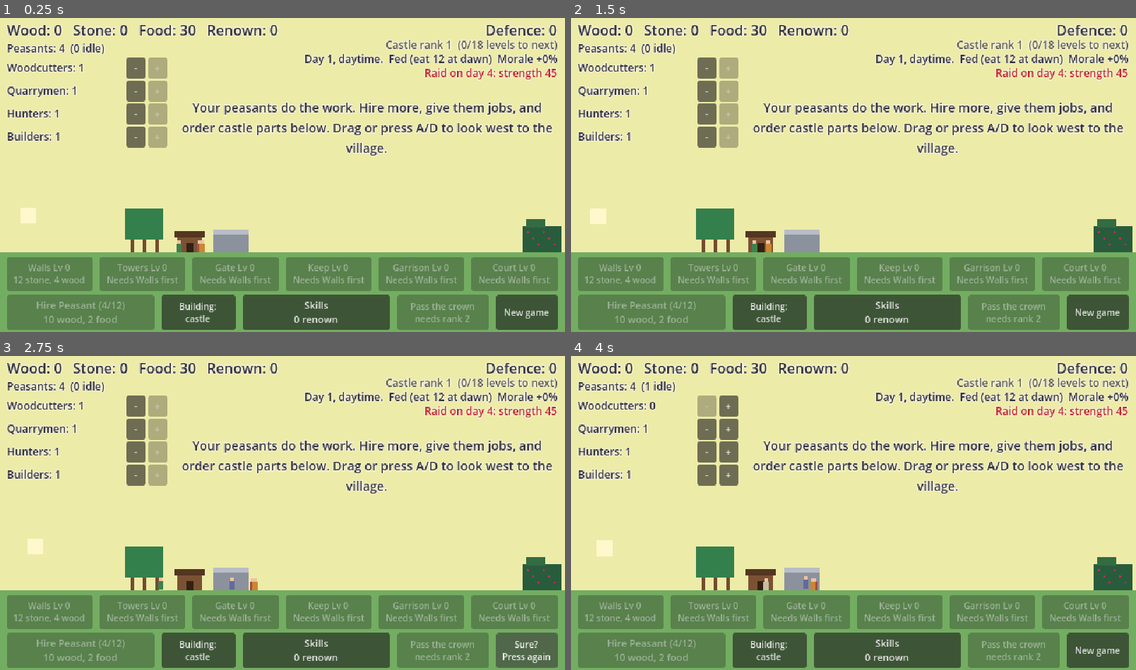
Above: before the commit, frames 1-4 (two rows, left to right).
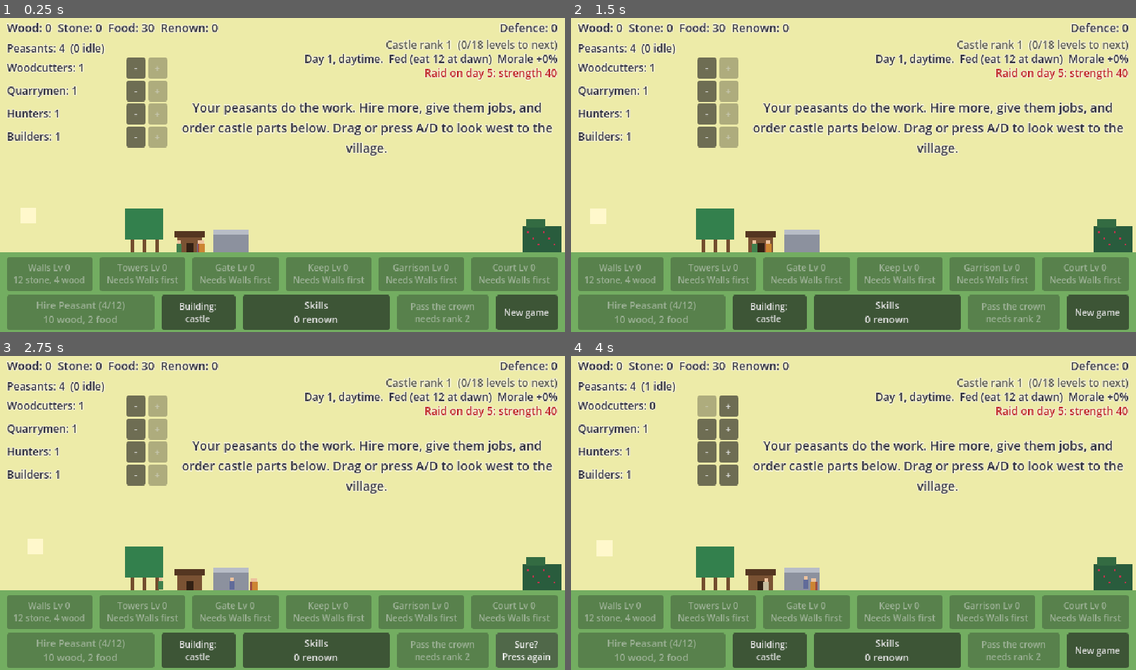
Above: after the commit, the same moments.

Repository: henrikmoepe-del/basebygger
Game: Godot game, scene res://scenes/main.tscn
The game is run twice, just before and just after one commit, with the same random seed, the same clock (stepped at 60 frames per second) and the same inputs.
Inputs:
- Up to frame 1 (0.25 s): no input
- Up to frame 2 (1.5 s): click "New game" at 0.5 s; click "Sure? Press again" at 1.25 s
- Up to frame 3 (2.75 s): click "New game" at 2 s
- Up to frame 4 (4 s): click "Sure? Press again" at 2.75 s; click "-" at 3.5 s

The runs differ from the first frame. In frame 1, 1.7% of the frame differs, in the area x 1-99%, y 1-20%; in frame 2, 1.7%; in frame 3, 1.7%; in frame 4, 1.7%.

Commit message:
Add village skills and show income per second
Four new Village skills (more room per house, a better tavern, a
deeper well). The resource line now shows what peasants bring in per
second, averaged over a day. The first raid comes a day later and is
a little weaker, so a new player has time to build walls first.

Co-Authored-By: Claude Opus 5.5 <noreply@anthropic.com>

Diff:
--- a/scenes/main.tscn
+++ b/scenes/main.tscn
@@ -74,20 +74,22 @@
 unique_name_in_owner = true
 offset_left = 8.0
 offset_top = 6.0
-offset_right = 300.0
+offset_right = 520.0
 offset_bottom = 30.0
 mouse_filter = 2
 theme_override_colors/font_color = Color(0.2, 0.2, 0.25, 1)
+theme_override_font_sizes/font_size = 13
 text = "Wood: 0   Stone: 0"
 
 [node name="DefenceLabel" type="Label" parent="HUD"]
 unique_name_in_owner = true
-offset_left = 480.0
+offset_left = 520.0
 offset_top = 6.0
 offset_right = 632.0
 offset_bottom = 30.0
 mouse_filter = 2
 theme_override_colors/font_color = Color(0.2, 0.2, 0.25, 1)
+theme_override_font_sizes/font_size = 13
 text = "Defence: 0"
 horizontal_alignment = 2
 
--- a/scripts/game_state.gd
+++ b/scripts/game_state.gd
@@ -47,9 +47,9 @@
 ## Raiders test the castle's defence every RAID_INTERVAL days, and each raid is
 ## RAID_STRENGTH_GROWTH times stronger than the last. Beating one gives renown;
 ## losing one costs RAID_LOSS of everything in the stockhouse.
-const FIRST_RAID_DAY := 4
+const FIRST_RAID_DAY := 5
 const RAID_INTERVAL := 3
-const RAID_BASE_STRENGTH := 45.0
+const RAID_BASE_STRENGTH := 40.0
 const RAID_STRENGTH_GROWTH := 1.3
 ## Seconds between the raiders appearing and reaching the walls.
 const RAID_MARCH_TIME := 12.0
@@ -182,6 +182,7 @@
 			income_rate[type] = _window_income[type] / _window_time
 			_window_income[type] = 0
 		_window_time = 0.0
+		resources_changed.emit()
 
 	_autosave_time += delta
 	if _autosave_time >= AUTOSAVE_INTERVAL:
@@ -325,15 +326,16 @@
 
 ## How many peasants the village has room for.
 func max_peasants() -> int:
-	return BASE_POPULATION + POPULATION_PER_HOUSE * part_levels.houses
+	return BASE_POPULATION + (POPULATION_PER_HOUSE + int(skill_total("house_room"))) * part_levels.houses
 
 
 ## How much faster everyone works for being content: the well and the tavern
 ## each give their full bonus only if they are big enough for every peasant.
 func morale_bonus() -> float:
-	var watered := clampf(float(part_levels.well * WELL_SERVES) / peasants, 0.0, 1.0)
+	var well_serves := WELL_SERVES + int(skill_total("well_serves"))
+	var watered := clampf(float(part_levels.well * well_serves) / peasants, 0.0, 1.0)
 	var cheered := clampf(float(part_levels.tavern * TAVERN_SERVES) / peasants, 0.0, 1.0)
-	return WELL_BONUS * watered + TAVERN_BONUS * cheered
+	return WELL_BONUS * watered + (TAVERN_BONUS + skill_total("tavern_bonus")) * cheered
 
 
 ## Hires a peasant. They start idle until given a job.
--- a/scripts/hud.gd
+++ b/scripts/hud.gd
@@ -167,11 +167,14 @@
 func _refresh() -> void:
 	var stock: PackedStringArray = []
 	for type: String in GameState.resources:
-		stock.append("%s: %d" % [type.capitalize(), GameState.resources[type]])
+		var entry := "%s: %d" % [type.capitalize(), GameState.resources[type]]
+		if GameState.income_rate[type] > 0.0:
+			entry += " (+%.1f/s)" % GameState.income_rate[type]
+		stock.append(entry)
 	stock.append("Renown: %d" % GameState.renown)
 	if GameState.legacy > 0:
 		stock.append("Legacy: %d" % GameState.legacy)
-	resources_label.text = "   ".join(stock)
+	resources_label.text = "  ".join(stock)
 	defence_label.text = "Defence: %d" % GameState.total_defence()
 	rank_label.text = "Castle rank %d  (%d/%d levels to next)" % [
 		GameState.castle_rank(), GameState.total_levels(), GameState.levels_for_next_rank()]
--- a/scripts/skill_data.gd
+++ b/scripts/skill_data.gd
@@ -180,6 +180,24 @@
 		"cost": 4, "requires": "", "effects": {"rank_renown": 3}, "cell": Vector2i(5, 0),
 	},
 
+	"v_bunks": {
+		"branch": "village", "name": "Bunk Beds", "text": "Each house holds 1 more peasant.",
+		"cost": 3, "requires": "", "effects": {"house_room": 1}, "cell": Vector2i(0, 4),
+	},
+	"v_lofts": {
+		"branch": "village", "name": "Lofts", "text": "Each house holds another 2 peasants.",
+		"cost": 6, "requires": "v_bunks", "effects": {"house_room": 2}, "cell": Vector2i(1, 4),
+		"big": true,
+	},
+	"v_brew": {
+		"branch": "village", "name": "Good Ale", "text": "A full tavern makes everyone work another 10% faster.",
+		"cost": 4, "requires": "", "effects": {"tavern_bonus": 0.1}, "cell": Vector2i(3, 4),
+	},
+	"v_deepwell": {
+		"branch": "village", "name": "Deep Well", "text": "Each well level serves 4 more peasants.",
+		"cost": 3, "requires": "", "effects": {"well_serves": 4}, "cell": Vector2i(4, 4),
+	},
+
 	# --- Defence: soldiers and raids ---
 	"d_drill": {
 		"branch": "defence", "name": "Drills", "text": "Each soldier gives 2 more defence.",
Not shown, changed: CLAUDE.md
